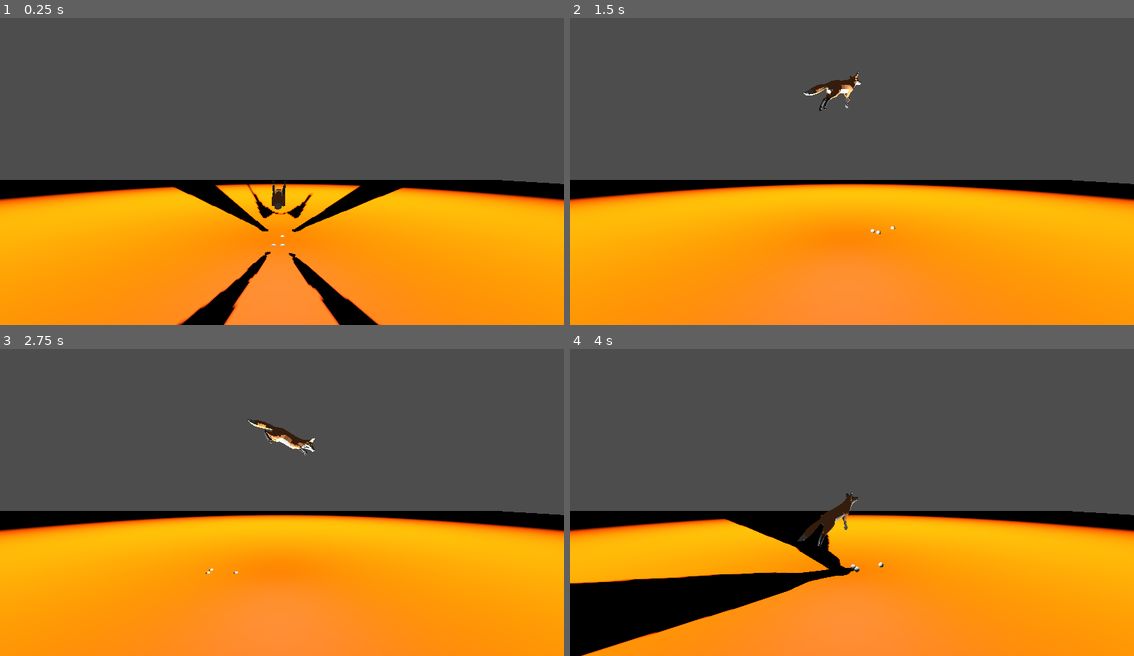
Above: before the commit, frames 1-4 (two rows, left to right).
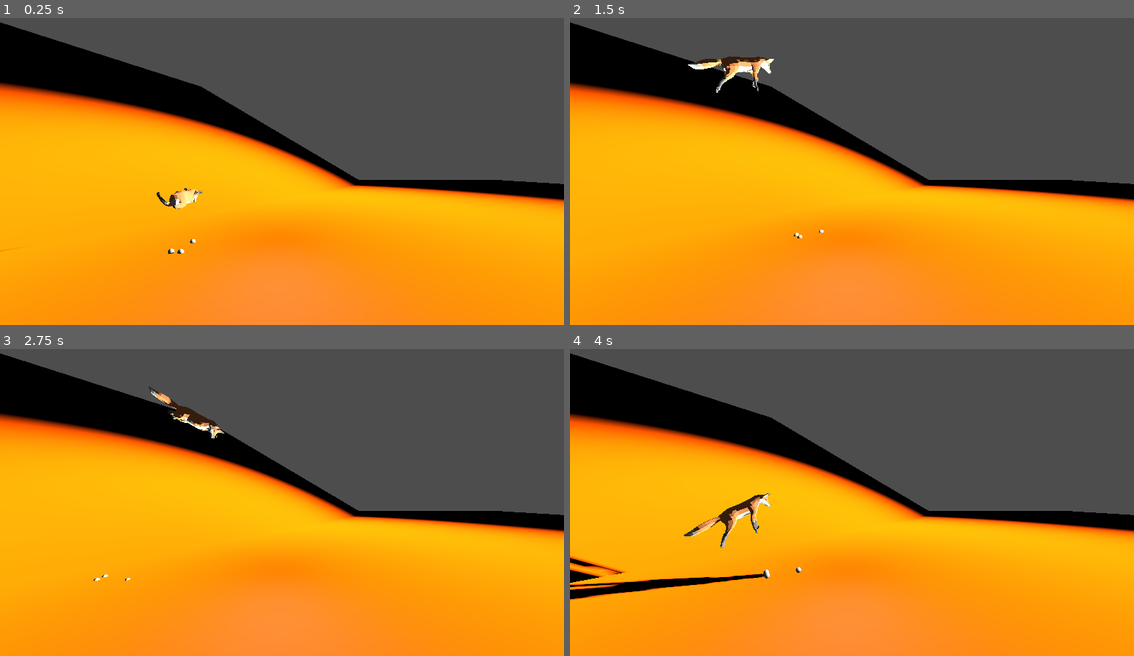
Above: after the commit, the same moments.

Repository: LeonardoLeporati7/Procedural-safari
Game: Godot game, scene res://main.tscn
Two runs of this game, one before a commit and one after it. Both use one fixed random seed, a clock stepped at 60 frames per second and the inputs below.
Inputs (mouse positions are in pixels of both pictures, inside the frame that each line leads up to):
- Up to frame 1 (0.25 s): no input
- Up to frame 2 (1.5 s): tap Enter (ui_accept) at 0.5, 0.77 s; move the mouse to (976, 150) at 0.52 s; hold Right (ui_right) 0.53-1.25 s; click (976, 150) at 0.67 s; drag from (739, 183) to (823, 229) at 1.27 s
- Up to frame 3 (2.75 s): move the mouse to (338, 428) at 2.02 s; hold Right (ui_right) from 2.03 s (still down)
- Up to frame 4 (4 s): release Right (ui_right) at 2.75 s; drag from (823, 560) to (682, 450) at 2.77 s; move the mouse to (1021, 545) at 3.52 s; hold Left (ui_left) from 3.53 s (still down); tap Enter (ui_accept) at 3.77 s

The runs differ from the first frame. In frame 1, 25% of the frame differs, in the area x 0-72%, y 1-100%; in frame 2, 23%; in frame 3, 22%; in frame 4, 29%, in the area x 0-64%, y 1-100%.

Commit message:
Add head/tail IK targets and tweak movement
Add head and tail IK target scripts and scene nodes, and refine movement/IK behaviour:

- Added coda_ik_target.gd implementing tail physics (drag, inertia, wag) and its UID; hooked into volpe.tscn as CodaIKTarget with tuned tail_length and wag_amount.
- Added head_ik_target.gd for head height and attack shake behavior and its UID; added HeadIKTarget marker in volpe.tscn and main.tscn.
- Updated volpe.tscn to add SkeletonIK nodes for tail/head, Tail marker, and register the new scripts as external resources.
- Modified spider_bot/Movement.gd: added exported is_attacking flag, replaced previous Y-position handling with a grounded projection using averaged leg positions and maintained smoother vertical lerp; removed debug comments.
- Adjusted spider_bot/ik_target.gd: lowered air_smoothness and replaced slerp with lerp for airborne IK target interpolation.
- Minor debug print added in spider_bot/step_ray.gd to log collision hit points.
- Tweaked transforms and added a CSGBox3D to main.tscn; adjusted a marker transform in volpe.tscn.

These changes integrate head/tail IK behavior into the character, improve IK interpolation in air, and refine grounding logic for smoother movement.

Diff:
--- /dev/null
+++ b/coda_ik_target.gd
@@ -0,0 +1,79 @@
+extends Marker3D
+
+@export_group("Riferimenti")
+# Trascina qui il nodo 'TailRoot' (un Marker3D figlio del sedere della volpe)
+@export var root_target: Node3D
+# Riferimento al controller per sapere se scodinzolare
+@export var movement_controller: Node3D
+
+@export_group("Fisica Coda")
+# Quanto è lunga la coda (distanza dal sedere)
+@export var tail_length: float = 1.0
+# QUANTO RITARDO ha la coda.
+# 5.0 = Molto pesante/ritardata. 20.0 = Rigida.
+@export var drag_stiffness: float = 8.0
+# Quanto la coda viene "buttata fuori" quando giri (Forza Centrifuga)
+@export var turn_inertia_strength: float = 1.5
+
+@export_group("Scodinzolo")
+@export var wag_speed: float = 10.0
+@export var wag_amount: float = 0.4 # Ampiezza movimento
+
+var time_counter: float = 0.0
+var prev_body_rot_y: float = 0.0
+
+func _ready():
+	# Stacchiamo il target dalla gerarchia per gestire la fisica noi
+	top_level = true
+	if movement_controller:
+		prev_body_rot_y = movement_controller.global_rotation.y
+
+func _process(delta):
+	if not root_target: return
+
+	time_counter += delta
+
+	# 1. POSIZIONE BASE (Dietro al sedere)
+	# Prendiamo la posizione del sedere e andiamo indietro (asse Z locale)
+	# root_target.global_transform.basis.z è il vettore "Indietro" del sedere
+	var target_pos = root_target.global_position + (root_target.global_transform.basis.z * tail_length)
+
+	# 2. SCODINZOLIO (Onda sinusoidale)
+	var oscillation = sin(time_counter * wag_speed) * wag_amount
+
+	# Se siamo fermi, riduciamo lo scodinzolio (opzionale)
+	if movement_controller and movement_controller.move_speed < 0.1:
+		oscillation *= 0.2 # Scodinzola piano quando è ferma
+
+	# Applichiamo lo scodinzolio sull'asse X locale del sedere (Destra/Sinistra)
+	target_pos += root_target.global_transform.basis.x * oscillation
+
+	# 3. FORZA CENTRIFUGA (Curva)
+	# Calcoliamo quanto la volpe ha girato rispetto al frame prima
+	var current_rot_y = 0.0
+	if movement_controller:
+		current_rot_y = movement_controller.global_rotation.y
+
+	# Differenza di rotazione (Delta rotazione)
+	# Usiamo angle_difference per gestire il salto da 360 a 0 gradi
+	var rot_diff = angle_difference(prev_body_rot_y, current_rot_y)
+
+	# Se giri a destra, la coda deve andare a sinistra (inerzia)
+	# Moltiplichiamo per un fattore di forza
+	var inertia_offset = -rot_diff * turn_inertia_strength * 10.0 # x10 per bilanciare valori piccoli
+
+	# Aggiungiamo l'inerzia alla posizione target (sempre asse X locale)
+	target_pos += root_target.global_transform.basis.x * inertia_offset
+
+	# 4. APPLICAZIONE (LAG/DRAG)
+	# Usiamo lerp per muovere il target verso la posizione ideale.
+	# Il lerp crea naturalmente l'effetto "coda che segue in ritardo".
+	global_position = global_position.lerp(target_pos, drag_stiffness * delta)
+
+	# Aggiorna rotazione precedente
+	prev_body_rot_y = current_rot_y
+
+# Funzione di utilità per calcolare la differenza tra angoli in radianti
+func angle_difference(from, to):
+	var diff = fmod(to - from, TAU)
+	return fmod(2.0 * diff, TAU) - diff
--- /dev/null
+++ b/head_ik_target.gd
@@ -0,0 +1,43 @@
+extends Marker3D
+
+@export var movement_controller: Node3D
+
+@export_group("Posizione Testa")
+@export var head_height_normal: float = 1.2 # Testa alta
+@export var head_height_attack: float = 0.4 # Testa bassa (vicino a terra)
+
+@export_group("Scuotimento (Thrash)")
+@export var shake_speed: float = 30.0   # Velocità (Molto alta)
+@export var shake_width: float = 0.4    # Quanto si sposta a destra/sinistra (Metri)
+
+var time_counter: float = 0.0
+
+func _process(delta):
+	if not movement_controller: return
+
+	time_counter += delta
+
+	# Calcoliamo la posizione target LOCALE
+	var target_pos = position
+
+	if movement_controller.is_attacking:
+		# --- FASE ATTACCO (Scuotimento) ---
+
+		# 1. Abbassa la testa (senza lerp o con lerp veloce per l'entrata)
+		target_pos.y = lerp(target_pos.y, head_height_attack, 10.0 * delta)
+
+		# 2. SCUOTIMENTO LATERALE (Senza Lerp!)
+		# Usiamo il Seno per calcolare destra/sinistra
+		var shake_offset = sin(time_counter * shake_speed) * shake_width
+
+		# Applichiamo direttamente alla X (Destra/Sinistra locale)
+		target_pos.x = shake_offset
+
+	else:
+		# --- FASE NORMALE ---
+		# Riporta la testa al centro e in alto (dolcemente)
+		target_pos.y = lerp(target_pos.y, head_height_normal, 5.0 * delta)
+		target_pos.x = lerp(target_pos.x, 0.0, 5.0 * delta)
+
+	# Applica la posizione finale
+	position = target_pos
--- a/main.tscn
+++ b/main.tscn
@@ -17,6 +17,12 @@
 size = Vector3(251.79309, 0.001, 187.38794)
 material = ExtResource("2_dgnap")
 
+[node name="CSGBox3D3" type="CSGBox3D" parent="." unique_id=258412745]
+transform = Transform3D(0.67398876, 0.37612402, -0.63582236, -0.48731112, 0.87322855, 0, 0.5552181, 0.30984324, 0.77183545, -30.204649, -3.4341164, 16.04824)
+use_collision = true
+size = Vector3(251.79309, 0.001, 187.38794)
+material = ExtResource("2_dgnap")
+
 [node name="OmniLight3D" type="OmniLight3D" parent="." unique_id=1401448491]
 shadow_enabled = true
 omni_range = 55.615
@@ -31,19 +37,10 @@
 transform = Transform3D(1, 0, 0, 0, 1, 0, 0, 0, 1, 0.28758192, 2.368678, 16.407276)
 
 [node name="Node3D" parent="." unique_id=1841285964 instance=ExtResource("3_h2yge")]
-move_speed = 4.0
+transform = Transform3D(1, 0, 0, 0, 1, 0, 0, 0, 1, -6.8797665, -3.4316897, 1.3351574)
 
-[node name="FrontRightIKTarget" parent="Node3D" index="2" unique_id=1394073472]
-air_smoothness = 20.0
-
-[node name="BackLeftIKTarget" parent="Node3D" index="3" unique_id=850951835]
-air_smoothness = 20.0
-
-[node name="BackRightIKTarget" parent="Node3D" index="4" unique_id=1334474010]
-air_smoothness = 20.0
-
-[node name="Estendi_FL" parent="Node3D/EstendiTarget" parent_id_path=PackedInt32Array(1841285964, 1489024556) index="0" unique_id=1584811034]
-transform = Transform3D(0.9999568, -0.006508228, -0.006644478, 0.0065309727, 0.9999728, 0.003408813, 0.0066221235, -0.0034520393, 0.9999721, -0.3, 1.087, -2)
+[node name="HeadIKTarget" parent="Node3D" index="1" unique_id=1666917199]
+head_height_attack = 1.0
 
 [editable path="Node3D"]
 [editable path="Node3D/Fox22"]
--- a/spider_bot/Movement.gd
+++ b/spider_bot/Movement.gd
@@ -8,6 +8,9 @@
 
 @export var jump_force: float = 20.0
 @export var gravity: float = 20.0
+
+@export var is_attacking = false
+
 var vertical_velocity: float = 0.0
 var is_jumping: bool = false
 signal stop_jumping
@@ -74,8 +77,6 @@
 			emit_signal("stop_jumping")
 
 	else:
-		#print("non salto ")
-		# --- FASE CAMMINATA (A TERRA) ---
 		var plane1 = Plane(rc_bl.step_target.global_position, rc_fl.step_target.global_position, rc_fr.step_target.global_position)
 		var plane2 = Plane(rc_fr.step_target.global_position, rc_br.step_target.global_position, rc_bl.step_target.global_position)
 		var avg_normal = ((plane1.normal + plane2.normal) / 2).normalized()
@@ -83,13 +84,10 @@
 		var target_basis = _basis_from_normal(avg_normal)
 		transform.basis = lerp(transform.basis, target_basis, move_speed * delta).orthonormalized()
 
-		# Incolla al terreno usando target_ground_y calcolato all'inizio
-		# Usiamo un lerp veloce per la posizione Y per evitare scatti
-		position.y = lerp(position.y, target_ground_y, move_speed * delta)
-
-		# Mantiene la posizione X e Z allineata alla rotazione (opzionale se gestisci movimento altrove)
-		# Ma il movimento orizzontale lo gestiamo in _handle_movement
-
+		var avg = (fl_leg.position + fr_leg.position + bl_leg.position + br_leg.position) / 4
+		var target_pos = avg + transform.basis.y * ground_offset
+		var distance = transform.basis.y.dot(target_pos - position)
+		position = lerp(position, position + transform.basis.y * distance, move_speed * delta)
 	_handle_movement(delta)
 
 func _handle_movement(delta):
--- a/spider_bot/ik_target.gd
+++ b/spider_bot/ik_target.gd
@@ -8,7 +8,7 @@
 @export var step_target: Node3D
 @export var step_distance: float = 2.0
 @export var animation_duration: float = 0.2
-@export var air_smoothness: float = 10.0
+@export var air_smoothness: float = 8.0
 
 @export var adjacent_target: Node3D
 @export var opposite_target: Node3D
@@ -56,15 +56,15 @@
 		v_vel = movement_controller.vertical_velocity
 	if isFront:#zampe anteriori
 		if(v_vel>0):
-			global_position = global_position.slerp(piega_target.global_position, air_smoothness * delta)
+			global_position = global_position.lerp(piega_target.global_position, air_smoothness * delta)
 		else :
-			global_position = global_position.slerp(estendi_target.global_position, air_smoothness * delta)
+			global_position = global_position.lerp(estendi_target.global_position, air_smoothness * delta)
 
 	else :#zampe posteriori
 		if(v_vel>0):
-			global_position = global_position.slerp(estendi_target.global_position, air_smoothness * delta)
+			global_position = global_position.lerp(estendi_target.global_position, air_smoothness * delta)
 		else :
-			global_position = global_position.slerp(piega_target.global_position, air_smoothness * delta)
+			global_position = global_position.lerp(piega_target.global_position, air_smoothness * delta)
 
 	is_stepping = false
 
--- a/spider_bot/step_ray.gd
+++ b/spider_bot/step_ray.gd
@@ -31,6 +31,7 @@
 	# 2. AGGIORNAMENTO TARGET
 	var hit_point = get_collision_point()
 	if is_colliding():
+		print("hit point :"+str(hit_point))
 		step_target.global_position = hit_point
 		#print(str(step_target)+"step target globall position"+str(step_target.global_position))
 
--- a/volpe.tscn
+++ b/volpe.tscn
@@ -4,7 +4,9 @@
 [ext_resource type="Script" uid="uid://cvppf16by64p3" path="res://spider_bot/ik_target.gd" id="2_wc5p8"]
 [ext_resource type="Script" uid="uid://bbo16dywndl6r" path="res://spider_bot/StepTargetContainer.gd" id="3_jsk3o"]
 [ext_resource type="Script" uid="uid://1g3w36rtmt44" path="res://spider_bot/step_ray.gd" id="4_4arys"]
+[ext_resource type="Script" uid="uid://rutayrd4h8p4" path="res://head_ik_target.gd" id="4_ffahf"]
 [ext_resource type="PackedScene" uid="uid://2r76n8goin5r" path="res://Fox22.fbx" id="5_6iypd"]
+[ext_resource type="Script" uid="uid://bn0asqbr7ues7" path="res://coda_ik_target.gd" id="5_hthwp"]
 [ext_resource type="Script" uid="uid://c7554dwiw4quj" path="res://spider_bot/start_ik.gd" id="6_tereu"]
 
 [sub_resource type="SphereMesh" id="SphereMesh_i5arm"]
@@ -152,6 +154,26 @@
 target_node = NodePath("../../../../BackRightIKTarget")
 script = ExtResource("6_tereu")
 
+[node name="Coda" type="SkeletonIK3D" parent="Fox22/metarig_001/Skeleton3D" index="5" unique_id=446043391]
+root_bone = &"spine.002"
+tip_bone = &"spine_end"
+target_node = NodePath("../../../../CodaIKTarget")
+script = ExtResource("6_tereu")
+
+[node name="HeadIK" type="SkeletonIK3D" parent="Fox22/metarig_001/Skeleton3D" index="6" unique_id=1299890996]
+root_bone = &"spine.010"
+tip_bone = &"spine.011_end"
+target_node = NodePath("../../../../HeadIKTarget")
+script = ExtResource("6_tereu")
+
+[node name="Tail" type="Marker3D" parent="Fox22" unique_id=463230797]
+transform = Transform3D(1, 0, 0, 0, 1, 0, 0, 0, 1, 0, 2.2432075, 1.2638522)
+
+[node name="HeadIKTarget" type="Marker3D" parent="." unique_id=1666917199 node_paths=PackedStringArray("movement_controller")]
+transform = Transform3D(-100, -1.509958e-05, 1.4210855e-12, 0, 5.9604645e-06, 100, -1.509958e-05, 100, -1.1920929e-05, 0.08663976, 2.2113805, -2.6061578)
+script = ExtResource("4_ffahf")
+movement_controller = NodePath("..")
+
 [node name="FrontLeftIKTarget" type="Marker3D" parent="." unique_id=1424950250 node_paths=PackedStringArray("movement_controller", "step_target", "adjacent_target", "opposite_target", "piega_target", "estendi_target", "rayCast_target")]
 transform = Transform3D(1, 0, 0, 0, 1, 0, 0, 0, 1, -0.3, 0.55, -0.375)
 top_level = true
@@ -166,6 +188,15 @@
 rayCast_target = NodePath("../StepTargetContainer/FrontLeftRay")
 isFront = true
 
+[node name="CodaIKTarget" type="Marker3D" parent="." unique_id=497913192 node_paths=PackedStringArray("root_target", "movement_controller")]
+transform = Transform3D(1, 0, 0, 0, 1, 0, 0, 0, 1, -0.40790462, 1.0830817, 3.6733263)
+top_level = true
+script = ExtResource("5_hthwp")
+root_target = NodePath("../Fox22/Tail")
+movement_controller = NodePath("..")
+tail_length = 4.0
+wag_amount = 2.0
+
 [node name="FrontRightIKTarget" type="Marker3D" parent="." unique_id=1394073472 node_paths=PackedStringArray("movement_controller", "step_target", "adjacent_target", "opposite_target", "piega_target", "estendi_target", "rayCast_target")]
 transform = Transform3D(1, 0, 0, 0, 1, 0, 0, 0, 1, 0.3, 0.55, -0.375)
 top_level = true
@@ -288,7 +319,7 @@
 transform = Transform3D(1, 0, 0, 0, 1, 0, 0, 0, 1, -0.3, 0.55, -0.375)
 
 [node name="Piega_FR" type="Marker3D" parent="PiegaTarget" unique_id=892742053]
-transform = Transform3D(1, 0, 0, 0, 1, 0, 0, 0, 1, -0.3, 0.55, -0.375)
+transform = Transform3D(1, 0, 0, 0, 1, 0, 0, 0, 1, 0.35069293, 0.55, -0.375)
 
 [node name="Piega_BL" type="Marker3D" parent="PiegaTarget" unique_id=316672730]
 transform = Transform3D(1, 0, 0, 0, 1, 0, 0, 0, 1, -0.3, 0.8989575, 1.0377011)
Not shown, added: coda_ik_target.gd.uid
Not shown, added: head_ik_target.gd.uid
